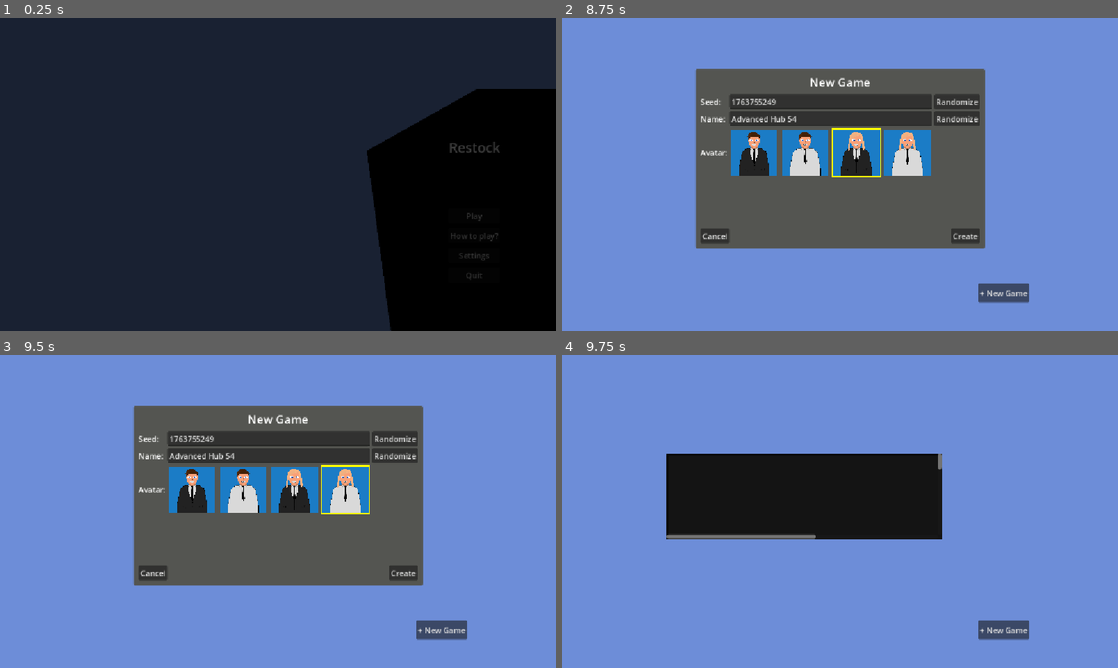
Above: before the commit, frames 1-4 (two rows, left to right).
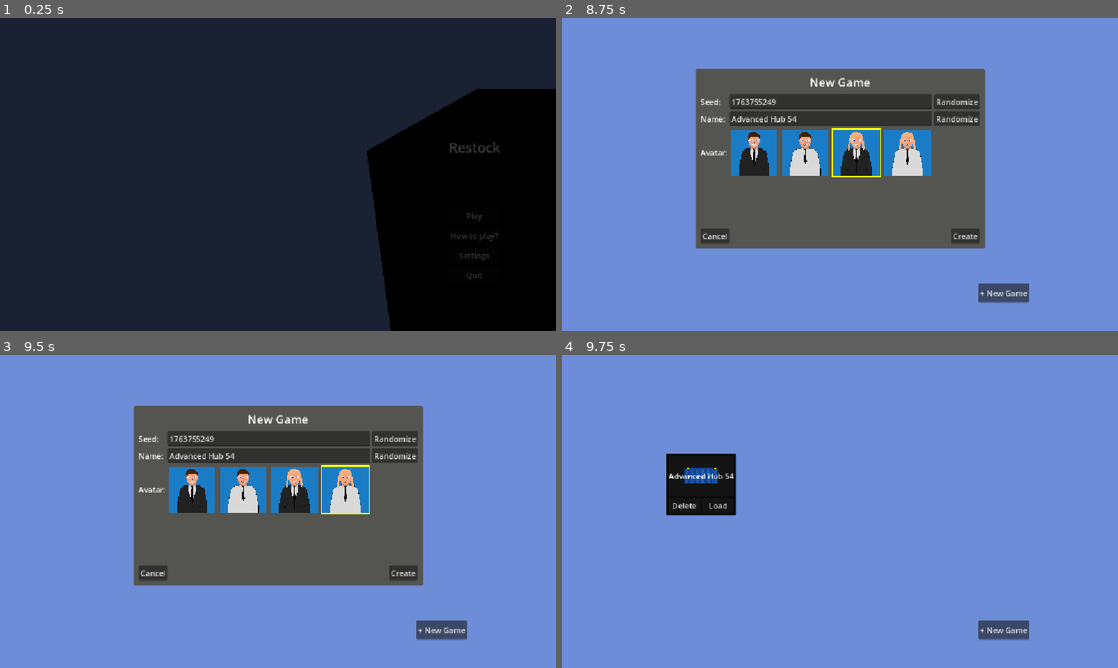
Above: after the commit, the same moments.

Repository: Nils1024/restock
Game: Godot game, scene res://assets/scenes/menus/main_menu.tscn
The game is run twice, just before and just after one commit, with the same random seed, the same clock (stepped at 60 frames per second) and the same inputs. Sound files missing from this copy of the repository are replaced by a short silence.
Inputs (mouse positions are in pixels of both pictures, inside the frame that each line leads up to):
- Up to frame 1 (0.25 s): no input
- Up to frame 2 (8.75 s): click "Play" at 0.5 s; click "Play" at 1.25 s; tap Enter (ui_accept) at 2, 2.27 s; move the mouse to (962, 158) at 2.02 s; hold Right 2.03-2.75 s; hold Mouse wheel down (zoom_in) 2.03-2.75 s; click (962, 158) at 2.17 s; drag from (728, 190) to (812, 237) at 2.77 s; click "+ New Game" at 3.5 s; click "+ New Game" at 4.25 s; click "Randomize" at 5 s; click "Randomize" at 5.75 s; click (756, 152) at 6.52 s; click (806, 152) at 7.27 s; click (856, 152) at 8.02 s
- Up to frame 3 (9.5 s): click (344, 489) at 8.77 s
- Up to frame 4 (9.75 s): click "Create" at 9.5 s

Frames 1-3 are identical in both runs. In frame 4, 12% of the frame differs, in the area x 18-69%, y 31-59%.

Commit message:
Fixed not clickable button

Diff:
--- a/assets/scenes/game.tscn
+++ b/assets/scenes/game.tscn
@@ -66,6 +66,7 @@
 anchor_bottom = 0.5
 grow_horizontal = 2
 grow_vertical = 2
+mouse_filter = 1
 
 [node name="Shop" parent="UI" unique_id=628358160 instance=ExtResource("3_5gf0t")]
 
--- a/assets/scenes/util/ui/ShopItemCard.tscn
+++ b/assets/scenes/util/ui/ShopItemCard.tscn
@@ -7,6 +7,7 @@
 custom_minimum_size = Vector2(88, 88)
 offset_right = 96.0
 offset_bottom = 96.0
+mouse_filter = 1
 script = ExtResource("1_wqduy")
 
 [node name="BuyButton" type="TextureButton" parent="." unique_id=846959447]
@@ -17,6 +18,7 @@
 
 [node name="NameContainer" type="VBoxContainer" parent="." unique_id=2065110781]
 layout_mode = 2
+mouse_filter = 2
 
 [node name="Name" type="Label" parent="NameContainer" unique_id=626086254]
 layout_mode = 2
@@ -25,10 +27,12 @@
 
 [node name="VBoxContainer" type="VBoxContainer" parent="." unique_id=862590502]
 layout_mode = 2
+mouse_filter = 2
 alignment = 2
 
 [node name="PriceContainer" type="HBoxContainer" parent="VBoxContainer" unique_id=1650337944]
 layout_mode = 2
+mouse_filter = 2
 alignment = 1
 
 [node name="Price" type="Label" parent="VBoxContainer/PriceContainer" unique_id=521251994]
@@ -38,5 +42,3 @@
 [node name="DollarSymbol" type="Label" parent="VBoxContainer/PriceContainer" unique_id=1172173119]
 layout_mode = 2
 text = "$"
-
-[connection signal="pressed" from="BuyButton" to="." method="_on_buy_button_pressed"]
--- a/assets/scenes/util/ui/save_card.tscn
+++ b/assets/scenes/util/ui/save_card.tscn
@@ -64,6 +64,8 @@
 y_sort_enabled = true
 layout_mode = 2
 texture = ExtResource("2_gmij2")
+expand_mode = 1
+stretch_mode = 5
 
 [node name="HBoxContainer" type="HBoxContainer" parent="MarginContainer/VBoxContainer" unique_id=334888404]
 layout_mode = 2
--- a/assets/scenes/util/ui/shop.tscn
+++ b/assets/scenes/util/ui/shop.tscn
@@ -15,9 +15,11 @@
 offset_top = 545.0
 offset_right = 897.0
 offset_bottom = 649.0
+mouse_force_pass_scroll_events = false
 
 [node name="Panel" type="Panel" parent="MarginContainer" unique_id=1843477600]
 layout_mode = 2
+mouse_force_pass_scroll_events = false
 theme_override_styles/panel = SubResource("StyleBoxFlat_yhb2s")
 
 [node name="MarginContainer" type="MarginContainer" parent="MarginContainer" unique_id=1317229888]
--- a/assets/scripts/game/shop/Shop.gd
+++ b/assets/scripts/game/shop/Shop.gd
@@ -33,4 +33,4 @@
 
 
 func _on_item_clicked(item: ShopItem) -> void:
-	pass
+	SimpleLogger.trace("Item clicked: %s" % item)
--- a/assets/scripts/game/shop/ShopItemCard.gd
+++ b/assets/scripts/game/shop/ShopItemCard.gd
@@ -11,10 +11,13 @@
 	$VBoxContainer/PriceContainer/Price.text = str(item.price)
 	$NameContainer/Name.text = item.label
 	$BuyButton.texture_normal = item.image
-	size = Vector2i(64, 64)
-	custom_minimum_size = Vector2i(64, 64)
-
+	$BuyButton.ignore_texture_size = true
+	$BuyButton.stretch_mode = TextureButton.STRETCH_KEEP_ASPECT_CENTERED
+	$BuyButton.custom_minimum_size = Vector2i(64, 64)
+	$BuyButton.size = Vector2i(64, 64)
+	$BuyButton.pressed.connect(_on_buy_button_pressed)
 
 
 func _on_buy_button_pressed() -> void:
+	print("emitted")
 	item_clicked.emit(item)
--- a/assets/scripts/ui/save_card.gd
+++ b/assets/scripts/ui/save_card.gd
@@ -10,6 +10,8 @@
 func setup(save_id: int, text: String):
 	_save_id = save_id
 	$MarginContainer/VBoxContainer/Control/Label.text = text
+	custom_minimum_size = Vector2i(128, 128)
+	size = Vector2i(128, 128)
 
 
 func _on_save_button_pressed() -> void:
